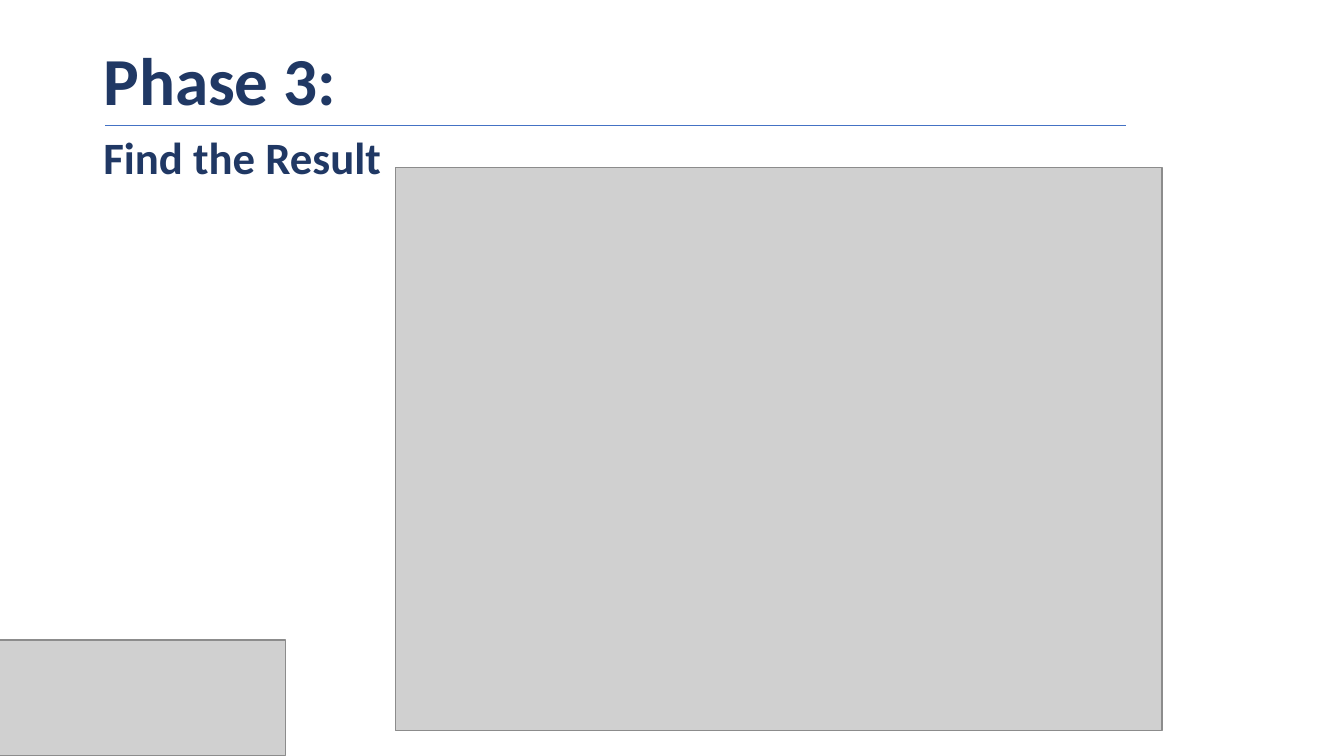
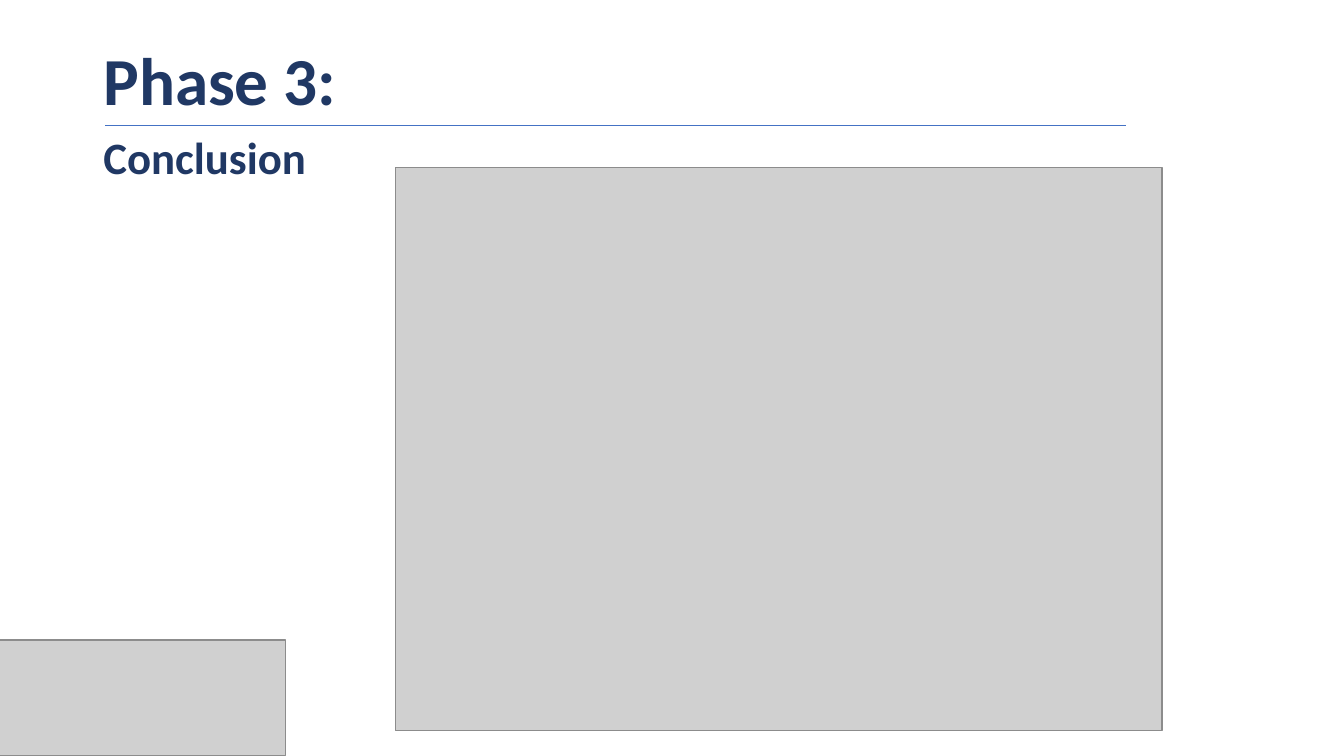
Before and after one commit to samah-balkhair/Tweets_Opinions, a slide deck: slide 19 of presentation/MIDS_SamahBalkhair_Tweets_Opinions.pptx (slide 18 before the commit). Drawn at 1344x756 pixels with LibreOffice and Linux fonts; fonts in the diff are those of the drawing; grey boxes stand for pictures. Boxes give left, top, right and bottom in pixels: in the first picture for what was removed or moved away, otherwise in the second. Text is boxed around its words. In the diff, an @@ line names an element or a change of style, - is before the commit and + after.

```diff
--- a/presentation/MIDS_SamahBalkhair_Tweets_Opinions.pptx
+++ b/presentation/MIDS_SamahBalkhair_Tweets_Opinions.pptx
@@ text at [103,142,305,175]: text changed @@
-Find the Result
+Conclusion
```
Also in this commit, not shown: 8 other slides changed, 7 slides added, 1 slide removed, 6 other files.
